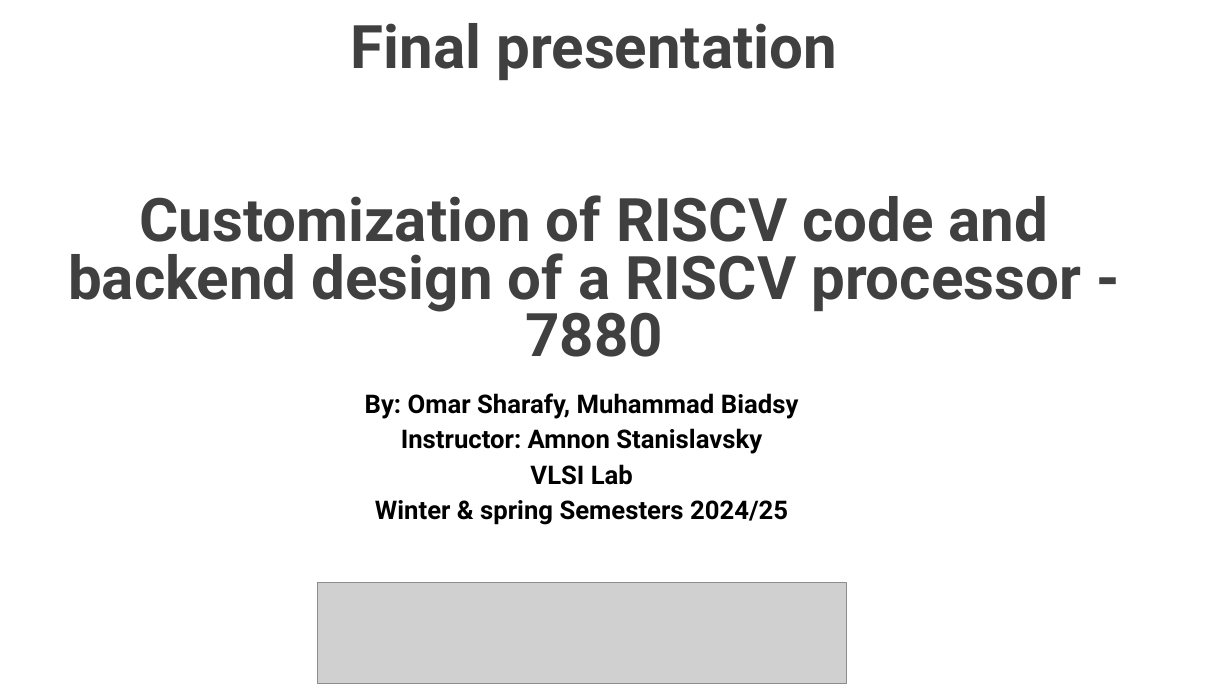
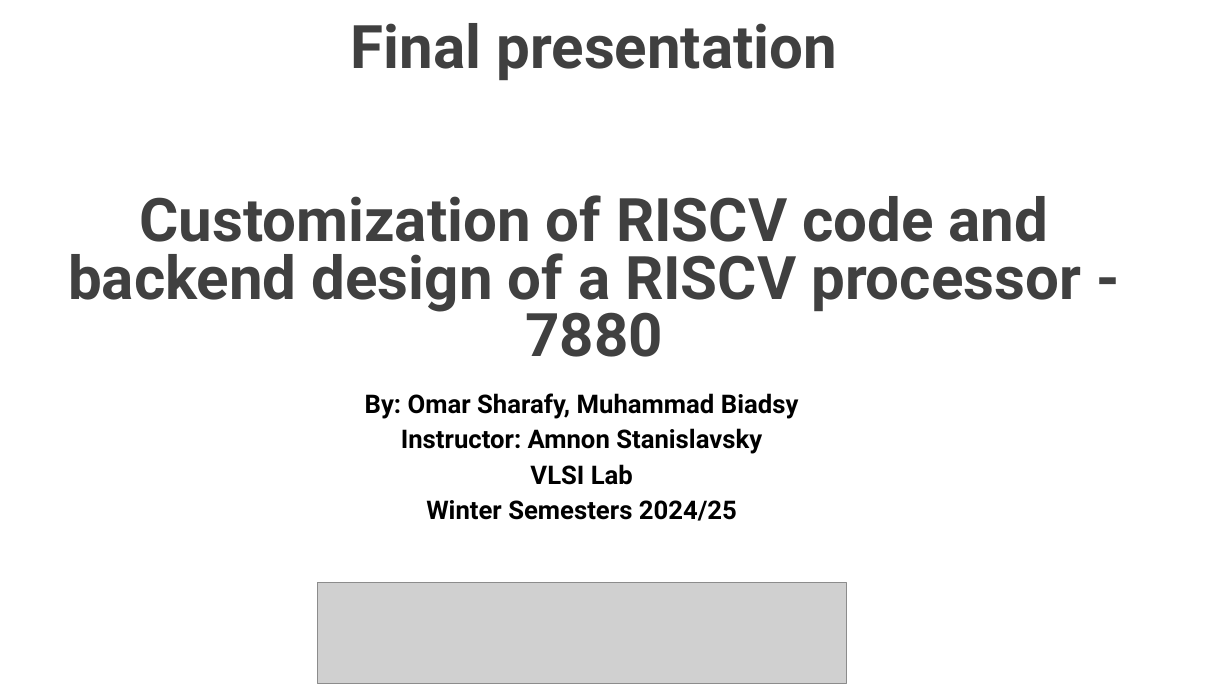
Before and after one commit to muhammad0bi/044169_project_B, a slide deck: slide 1 of Presintaions and Reports/Final presentaion VLSI project 7880.pptx. Drawn at 1232x693 pixels with LibreOffice and Linux fonts; fonts in the diff are those of the drawing; grey boxes stand for pictures. Boxes give left, top, right and bottom in pixels: in the first picture for what was removed or moved away, otherwise in the second. Text is boxed around its words. In the diff, an @@ line names an element or a change of style, - is before the commit and + after.

```diff
--- a/Presintaions and Reports/Final presentaion VLSI project 7880.pptx
+++ b/Presintaions and Reports/Final presentaion VLSI project 7880.pptx
@@ text at box(426, 500, 737, 521): text changed @@
-Winter & spring Semesters 2024/25
+Winter Semesters 2024/25
```
Also in this commit, not shown: 1 other slide changed, 3 other files.
